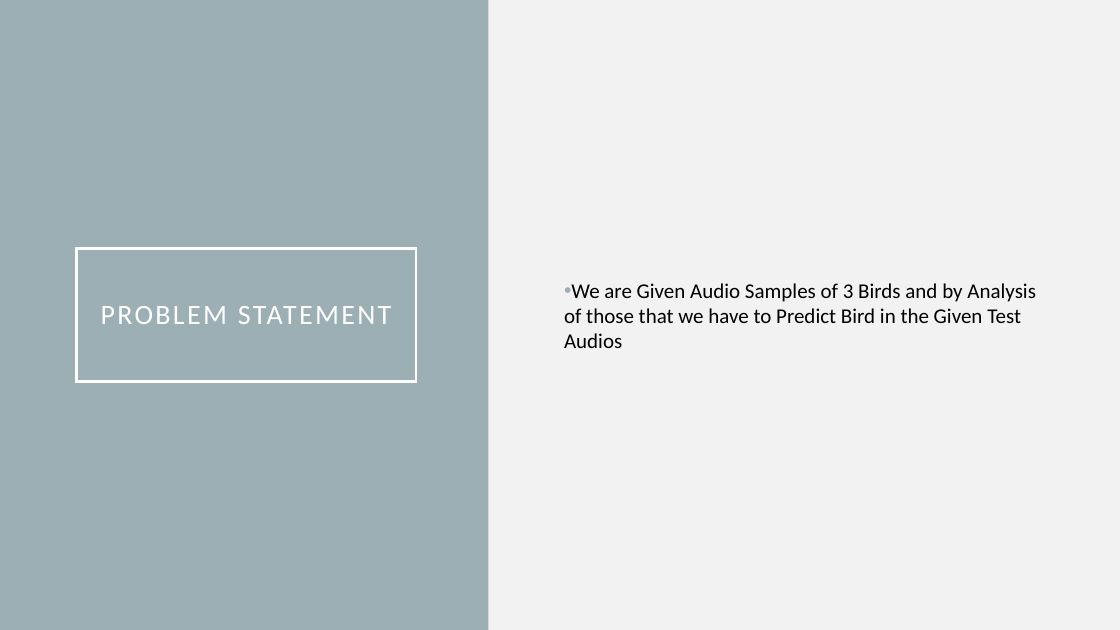
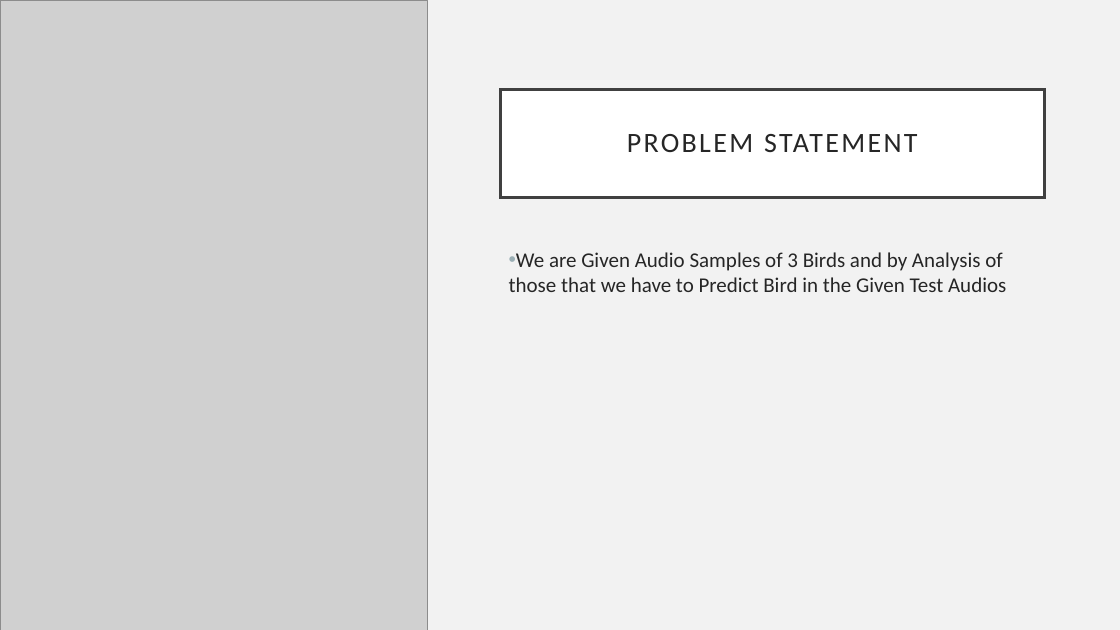
Before and after one commit to houleux/sp-project, a slide deck: slide 3 of SP ppt.pptx. Drawn at 1120x630 pixels with LibreOffice and Linux fonts; fonts in the diff are those of the drawing; grey boxes stand for pictures. Boxes give left, top, right and bottom in pixels: in the first picture for what was removed or moved away, otherwise in the second. Text is boxed around its words. In the diff, an @@ line names an element or a change of style, - is before the commit and + after.

Commit message:
updated ppt

```diff
--- a/SP ppt.pptx
+++ b/SP ppt.pptx
@@ background #9BAFB5 to #F2F2F2 @@
@@ picture added at (0, 0, 428, 630) @@
@@ rectangle removed at (488, 0, 1120, 630) @@
@@ title "PROBLEM STATEMENT": place and size @@
-title "PROBLEM STATEMENT" at (76, 249, 417, 381)
+title "PROBLEM STATEMENT" at (501, 90, 1045, 197)
@@ title "PROBLEM STATEMENT" at (501, 90, 1045, 197): text colour #FFFFFF to #262626; fill none to #FFFFFF; outline #FFFFFF 2.5 pt to #404040 2.5 pt @@
@@ text "We are Given Audio Samples ...": place and size @@
-text "We are Given Audio Samples ..." at (564, 283, 1036, 348)
+text "We are Given Audio Samples ..." at (509, 252, 1006, 292)
@@ text "We are Given Audio Samples ..." at (509, 252, 1006, 292): text colour #000000 to #262626; vertical alignment middle to top @@
```
Also in this commit, not shown: 4 other slides changed, 2 slides added.
